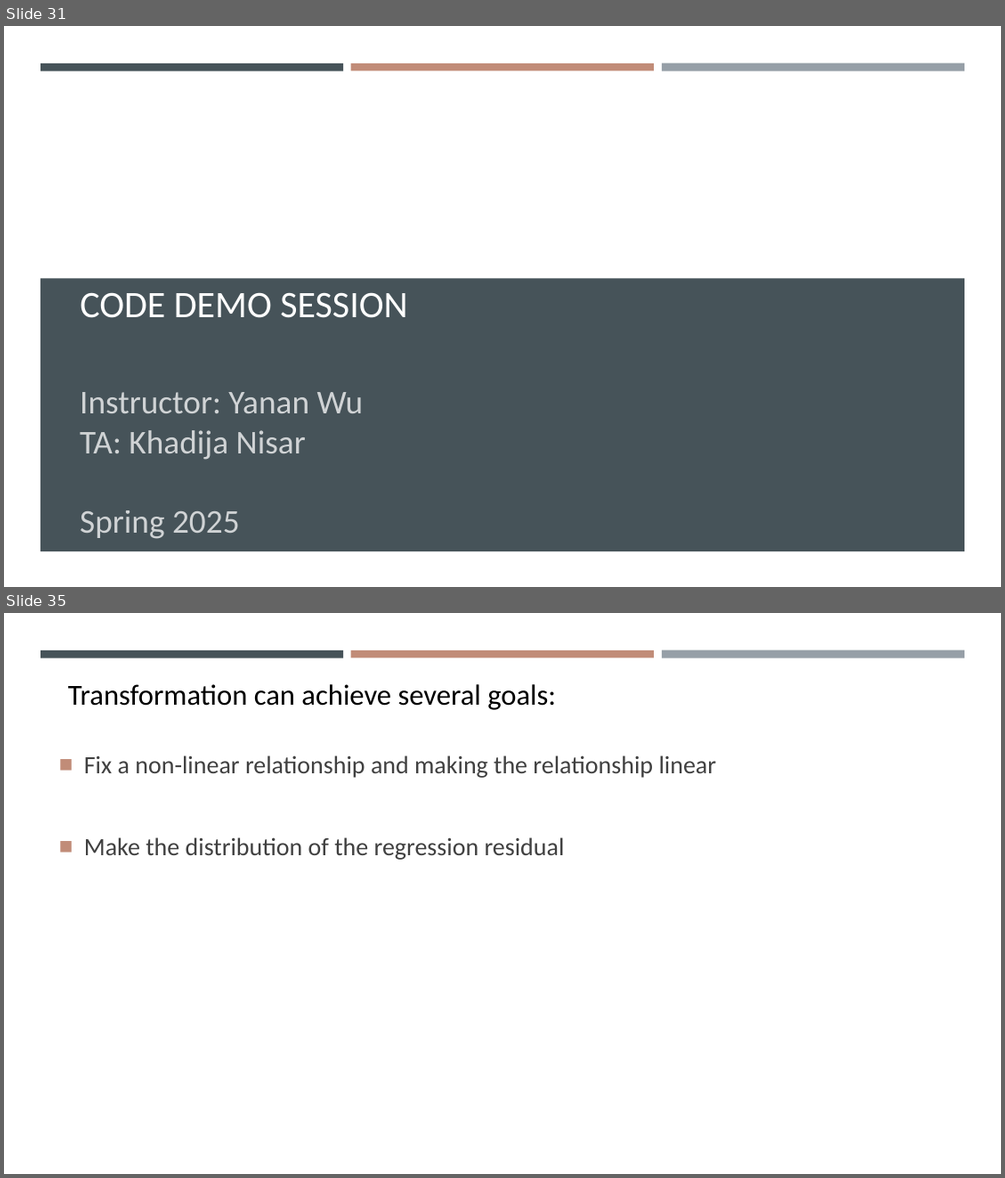
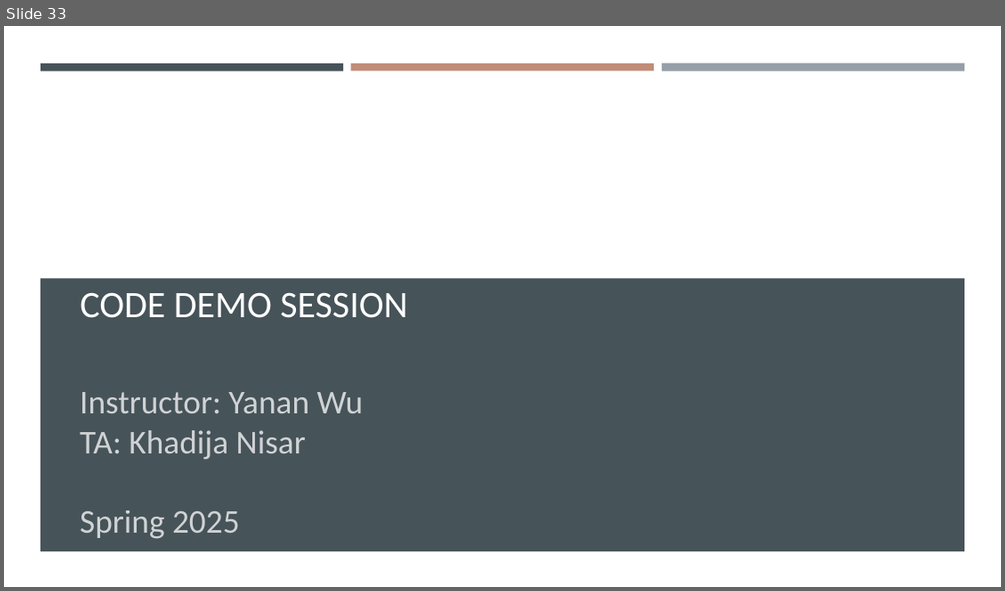
Before and after one commit to gisynw/geog-247, a slide deck: docs/Lectures/Week04/Week04_BivariateRegression.pptx. Shown one above the other, each under a label of ours: slides 31 and 35 before the commit, slide 33 after it; the slides between them are not shown. The pictures are 1005x1178 and 1005x591 pixels, drawn with LibreOffice and Linux fonts; fonts in the diff are those of the drawing; background and template pictures are left out. Boxes give left, top, right and bottom in pixels: in the first picture for what was removed or moved away, otherwise in the second. Text is boxed around its words. In the diff, an @@ line names an element or a change of style, - is before the commit and + after.

```diff
--- a/docs/Lectures/Week04/Week04_BivariateRegression.pptx
+++ b/docs/Lectures/Week04/Week04_BivariateRegression.pptx
@@ slide 35 removed at bbox=[4, 613, 1001, 1174], background #FFFFFF; not listed: 3 template elements that a slide beside it also shows @@
@@ text removed at bbox=[68, 684, 556, 710] @@
-Transformation can achieve several goals:
@@ text removed at bbox=[84, 755, 717, 860] @@
-■ Fix a non-linear relationship and making the relationship linear
-■ Make the distribution of the regression residual
@@ what was slide 31 is now slide 33 @@
```
Also in this commit, not shown: 7 slides changed, 4 slides added, 8 other slides removed, 10 other files.
